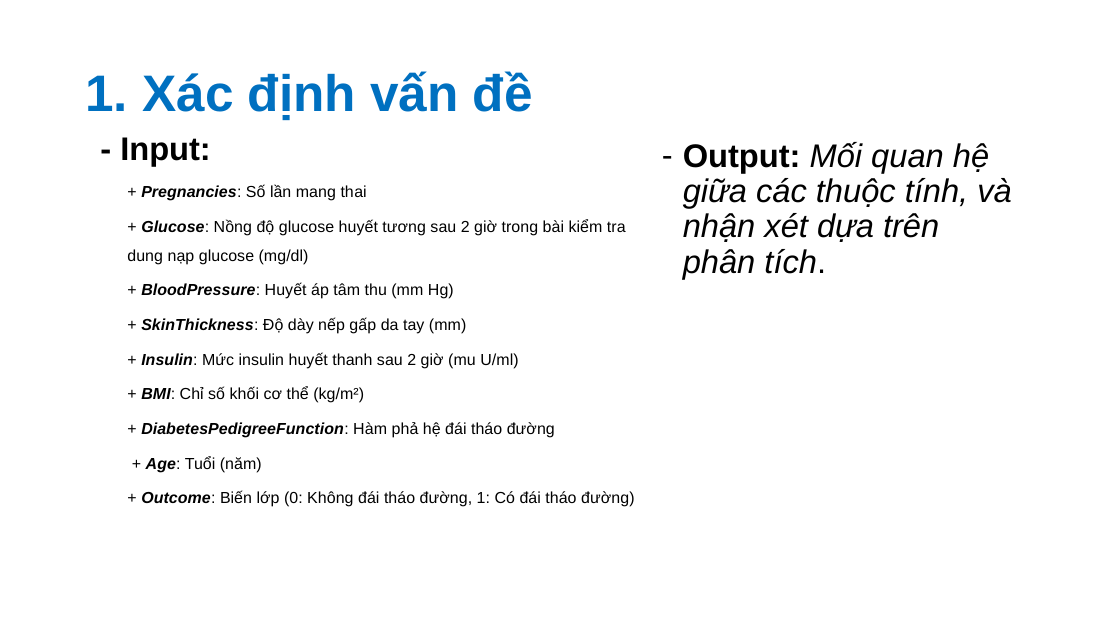
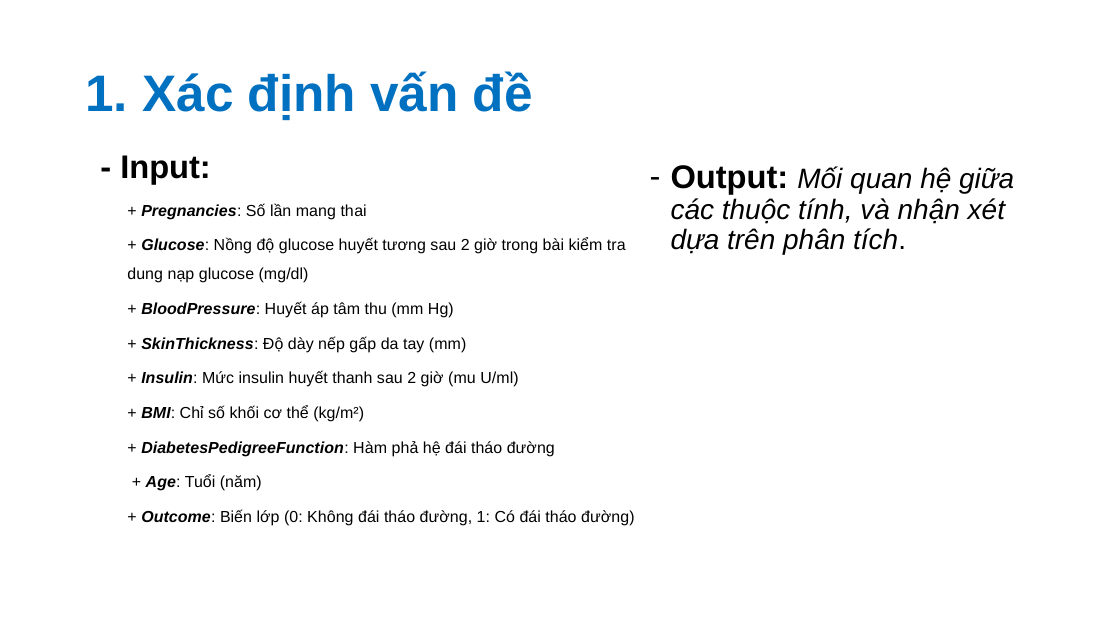
Before and after one commit to nvhao100604/PTDL_2025, a slide deck: slide 4 of BT3/slide/Phân tích khám phá về bệnh đái tháo đường.pptx. Drawn at 1120x630 pixels with LibreOffice and Linux fonts; fonts in the diff are those of the drawing. Boxes give left, top, right and bottom in pixels: in the first picture for what was removed or moved away, otherwise in the second. Text is boxed around its words. In the diff, an @@ line names an element or a change of style, - is before the commit and + after.

```diff
--- a/BT3/slide/Phân tích khám phá về bệnh đái tháo đường.pptx
+++ b/BT3/slide/Phân tích khám phá về bệnh đái tháo đường.pptx
@@ text "- Input:" moved from (x1=120, y1=137, x2=211, y2=166) to (x1=120, y1=155, x2=211, y2=184) @@
@@ text "Output: Mối quan hệ giữa ..." moved from (x1=683, y1=142, x2=1011, y2=279) to (x1=671, y1=165, x2=1014, y2=254) @@
@@ text "Output: Mối quan hệ giữa ..." at (x1=671, y1=165, x2=1014, y2=254): size 28 to 24 pt in "Mối quan hệ giữa các thuộc tính, ..." @@
@@ text "+ Pregnancies: Số lần mang ..." moved from (x1=127, y1=184, x2=634, y2=507) to (x1=127, y1=203, x2=634, y2=526) @@
```
Also in this commit, not shown: 3 other slides changed, 2 slides removed.
